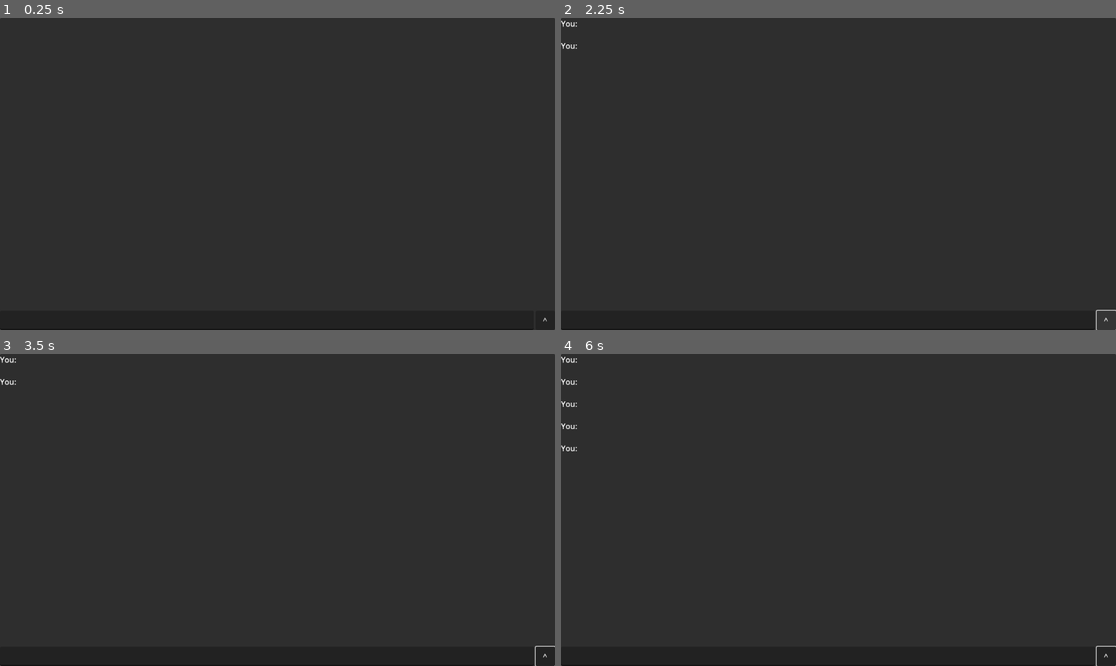
Above: before the commit, frames 1-4 (two rows, left to right).
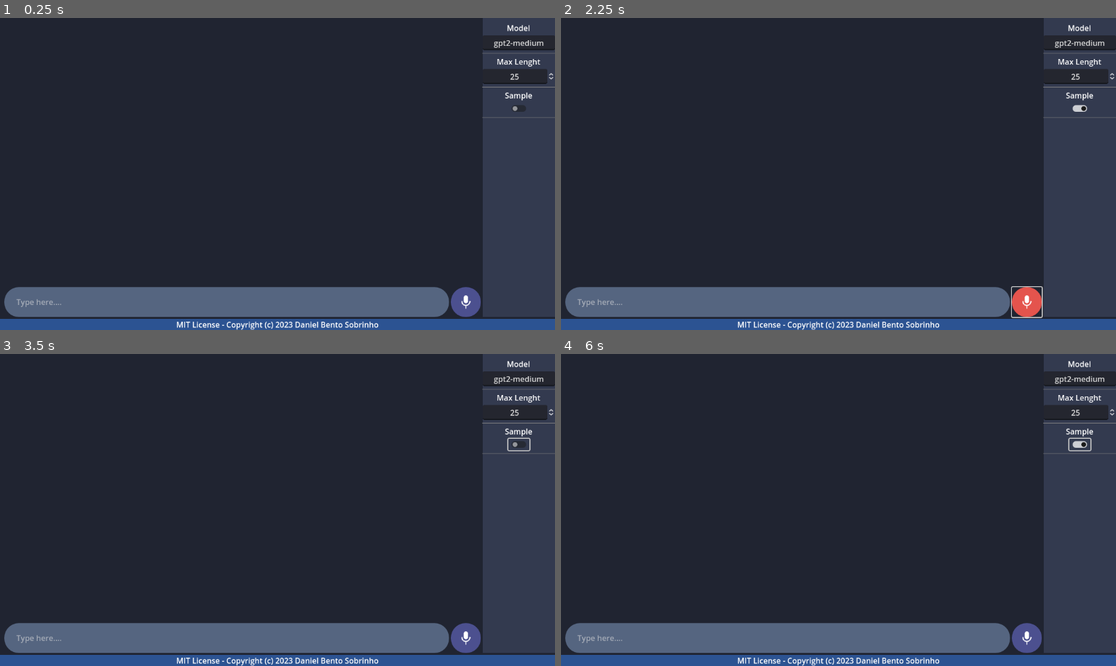
Above: after the commit, the same moments.

Repository: Daniel3dartist/Godot_Python_Websockets
Game: Godot game, scene res://Scenes/Client.tscn
The game is run twice, just before and just after one commit, with the same random seed, the same clock (stepped at 60 frames per second) and the same inputs.
Inputs (mouse positions are in pixels of both pictures, inside the frame that each line leads up to; where the layout moved, square brackets give the same spot in the first picture):
- Up to frame 1 (0.25 s): no input
- Up to frame 2 (2.25 s): click (1027, 301) [1104, 320] at 0.5 s; click (1077, 108) at 1.27 s; click (1027, 301) [1104, 320] at 2 s
- Up to frame 3 (3.5 s): click (516, 444) at 2.77 s
- Up to frame 4 (6 s): click (1027, 637) [1104, 656] at 3.5 s; click (1077, 444) at 4.27 s; tap Enter at 5 s; move the mouse to (960, 494) at 5.02 s; click (960, 494) at 5.17 s; tap Space at 5.75 s; move the mouse to (727, 525) at 5.77 s; click (727, 525) at 5.92 s

The runs differ from the first frame. In frame 1, 23% of the frame differs, in the area x 0-100%, y 0-100%; in frame 2, 23%; in frame 3, 23%; in frame 4, 23%.

Commit message:
Added user input configuration UI

Diff:
--- a/Scenes/Client.tscn
+++ b/Scenes/Client.tscn
@@ -1,7 +1,75 @@
-[gd_scene load_steps=3 format=3 uid="uid://ct2rh6q7ees63"]
+[gd_scene load_steps=15 format=3 uid="uid://ct2rh6q7ees63"]
 
 [ext_resource type="Script" path="res://scripts/client.gd" id="1_dvy2v"]
 [ext_resource type="Script" path="res://scripts/Control.gd" id="2_xekt2"]
+[ext_resource type="Texture2D" uid="uid://b7jbyxn7jkxam" path="res://assets/direction-corner-top-right-icon-White.png" id="3_h3511"]
+[ext_resource type="Texture2D" uid="uid://c0ec4xrhlg8b1" path="res://assets/mic_ico.png" id="3_t0tbr"]
+[ext_resource type="Script" path="res://scripts/Input_HBoxContainer.gd" id="3_yhds6"]
+
+[sub_resource type="StyleBoxFlat" id="StyleBoxFlat_acrqy"]
+bg_color = Color(0.12549, 0.141176, 0.192157, 1)
+
+[sub_resource type="StyleBoxFlat" id="StyleBoxFlat_2fb4q"]
+content_margin_left = 25.0
+content_margin_right = 25.0
+bg_color = Color(0.333333, 0.396078, 0.501961, 1)
+corner_radius_top_left = 30
+corner_radius_top_right = 30
+corner_radius_bottom_right = 30
+corner_radius_bottom_left = 30
+
+[sub_resource type="StyleBoxFlat" id="StyleBoxFlat_8p22p"]
+bg_color = Color(0.298039, 0.313726, 0.560784, 1)
+corner_radius_top_left = 30
+corner_radius_top_right = 30
+corner_radius_bottom_right = 30
+corner_radius_bottom_left = 30
+
+[sub_resource type="StyleBoxFlat" id="StyleBoxFlat_taqxe"]
+bg_color = Color(0.321569, 0.584314, 0.682353, 1)
+corner_radius_top_left = 30
+corner_radius_top_right = 30
+corner_radius_bottom_right = 30
+corner_radius_bottom_left = 30
+
+[sub_resource type="StyleBoxFlat" id="StyleBoxFlat_bg715"]
+bg_color = Color(0.337255, 0.345098, 0.462745, 1)
+border_width_left = 2
+border_width_top = 2
+border_width_right = 2
+border_width_bottom = 2
+border_color = Color(0.482353, 0.952941, 0.992157, 1)
+border_blend = true
+corner_radius_top_left = 30
+corner_radius_top_right = 30
+corner_radius_bottom_right = 30
+corner_radius_bottom_left = 30
+
+[sub_resource type="StyleBoxFlat" id="StyleBoxFlat_fqcrb"]
+bg_color = Color(0.894118, 0.329412, 0.301961, 1)
+corner_radius_top_left = 30
+corner_radius_top_right = 30
+corner_radius_bottom_right = 30
+corner_radius_bottom_left = 30
+
+[sub_resource type="StyleBoxFlat" id="StyleBoxFlat_5do8i"]
+bg_color = Color(0.894118, 0.329412, 0.301961, 1)
+border_width_left = 3
+border_width_top = 3
+border_width_right = 3
+border_width_bottom = 3
+border_color = Color(0.941176, 0.576471, 0.184314, 1)
+border_blend = true
+corner_radius_top_left = 30
+corner_radius_top_right = 30
+corner_radius_bottom_right = 30
+corner_radius_bottom_left = 30
+
+[sub_resource type="StyleBoxFlat" id="StyleBoxFlat_wbyb3"]
+bg_color = Color(0.2, 0.227451, 0.309804, 1)
+
+[sub_resource type="StyleBoxFlat" id="StyleBoxFlat_fc1qf"]
+bg_color = Color(0.172549, 0.32549, 0.572549, 1)
 
 [node name="Node" type="Node"]
 script = ExtResource("1_dvy2v")
@@ -22,6 +90,8 @@
 anchor_bottom = 1.0
 grow_horizontal = 2
 grow_vertical = 2
+size_flags_vertical = 3
+theme_override_styles/panel = SubResource("StyleBoxFlat_acrqy")
 
 [node name="VBoxContainer" type="VBoxContainer" parent="Control/Panel"]
 layout_mode = 1
@@ -31,29 +101,153 @@
 grow_horizontal = 2
 grow_vertical = 2
 
-[node name="RichTextLabel" type="RichTextLabel" parent="Control/Panel/VBoxContainer"]
-layout_mode = 2
+[node name="HBoxContainer" type="HBoxContainer" parent="Control/Panel/VBoxContainer"]
+layout_mode = 2
+size_flags_vertical = 3
+alignment = 1
+
+[node name="Container" type="Container" parent="Control/Panel/VBoxContainer/HBoxContainer"]
+custom_minimum_size = Vector2(5, 0)
+layout_mode = 2
+
+[node name="VBoxContainer" type="VBoxContainer" parent="Control/Panel/VBoxContainer/HBoxContainer"]
+layout_mode = 2
+size_flags_horizontal = 3
+
+[node name="RichTextLabel" type="RichTextLabel" parent="Control/Panel/VBoxContainer/HBoxContainer/VBoxContainer"]
+layout_mode = 2
+size_flags_horizontal = 3
 size_flags_vertical = 3
 bbcode_enabled = true
 scroll_following = true
 tab_size = 24
 text_direction = 1
 
-[node name="HBoxContainer" type="HBoxContainer" parent="Control/Panel/VBoxContainer"]
-layout_mode = 2
-alignment = 1
-
-[node name="LineEdit" type="LineEdit" parent="Control/Panel/VBoxContainer/HBoxContainer"]
-layout_mode = 2
-size_flags_horizontal = 3
-
-[node name="Button" type="Button" parent="Control/Panel/VBoxContainer/HBoxContainer"]
-custom_minimum_size = Vector2(40, 40)
-layout_mode = 2
-text = "^"
+[node name="Input_HBoxContainer" type="HBoxContainer" parent="Control/Panel/VBoxContainer/HBoxContainer/VBoxContainer"]
+layout_mode = 2
+alignment = 1
+script = ExtResource("3_yhds6")
+
+[node name="LineEdit" type="LineEdit" parent="Control/Panel/VBoxContainer/HBoxContainer/VBoxContainer/Input_HBoxContainer"]
+layout_mode = 2
+size_flags_horizontal = 3
+theme_override_styles/normal = SubResource("StyleBoxFlat_2fb4q")
+placeholder_text = "Type here...."
+
+[node name="Send_Button" type="Button" parent="Control/Panel/VBoxContainer/HBoxContainer/VBoxContainer/Input_HBoxContainer"]
+visible = false
+custom_minimum_size = Vector2(62, 62)
+layout_mode = 2
+theme_override_styles/normal = SubResource("StyleBoxFlat_8p22p")
+theme_override_styles/hover = SubResource("StyleBoxFlat_taqxe")
+theme_override_styles/pressed = SubResource("StyleBoxFlat_bg715")
+icon = ExtResource("3_h3511")
+icon_alignment = 1
+
+[node name="Mic_Button" type="Button" parent="Control/Panel/VBoxContainer/HBoxContainer/VBoxContainer/Input_HBoxContainer"]
+custom_minimum_size = Vector2(62, 62)
+layout_mode = 2
+theme_override_styles/normal = SubResource("StyleBoxFlat_8p22p")
+theme_override_styles/hover = SubResource("StyleBoxFlat_fqcrb")
+theme_override_styles/pressed = SubResource("StyleBoxFlat_5do8i")
+icon = ExtResource("3_t0tbr")
+icon_alignment = 1
+
+[node name="Panel" type="Panel" parent="Control/Panel/VBoxContainer/HBoxContainer"]
+custom_minimum_size = Vector2(150, 0)
+layout_mode = 2
+theme_override_styles/panel = SubResource("StyleBoxFlat_wbyb3")
+
+[node name="VBoxContainer" type="VBoxContainer" parent="Control/Panel/VBoxContainer/HBoxContainer/Panel"]
+layout_mode = 1
+anchors_preset = 15
+anchor_right = 1.0
+anchor_bottom = 1.0
+grow_horizontal = 2
+grow_vertical = 2
+
+[node name="Container" type="Container" parent="Control/Panel/VBoxContainer/HBoxContainer/Panel/VBoxContainer"]
+custom_minimum_size = Vector2(0, 5)
+layout_mode = 2
+
+[node name="VBoxContainer" type="VBoxContainer" parent="Control/Panel/VBoxContainer/HBoxContainer/Panel/VBoxContainer"]
+layout_mode = 2
+
+[node name="Label" type="Label" parent="Control/Panel/VBoxContainer/HBoxContainer/Panel/VBoxContainer/VBoxContainer"]
+layout_mode = 2
+text = "Model"
+horizontal_alignment = 1
+vertical_alignment = 1
+
+[node name="LineEdit" type="LineEdit" parent="Control/Panel/VBoxContainer/HBoxContainer/Panel/VBoxContainer/VBoxContainer"]
+layout_mode = 2
+text = "gpt2-medium"
+alignment = 1
+
+[node name="HSeparator" type="HSeparator" parent="Control/Panel/VBoxContainer/HBoxContainer/Panel/VBoxContainer"]
+layout_mode = 2
+
+[node name="VBoxContainer2" type="VBoxContainer" parent="Control/Panel/VBoxContainer/HBoxContainer/Panel/VBoxContainer"]
+layout_mode = 2
+
+[node name="Label" type="Label" parent="Control/Panel/VBoxContainer/HBoxContainer/Panel/VBoxContainer/VBoxContainer2"]
+layout_mode = 2
+text = "Max Lenght"
+horizontal_alignment = 1
+vertical_alignment = 1
+
+[node name="SpinBox" type="SpinBox" parent="Control/Panel/VBoxContainer/HBoxContainer/Panel/VBoxContainer/VBoxContainer2"]
+layout_mode = 2
+min_value = 10.0
+max_value = 50000.0
+value = 25.0
+alignment = 1
+
+[node name="HSeparator2" type="HSeparator" parent="Control/Panel/VBoxContainer/HBoxContainer/Panel/VBoxContainer"]
+layout_mode = 2
+
+[node name="VBoxContainer3" type="VBoxContainer" parent="Control/Panel/VBoxContainer/HBoxContainer/Panel/VBoxContainer"]
+layout_mode = 2
+alignment = 1
+
+[node name="Label" type="Label" parent="Control/Panel/VBoxContainer/HBoxContainer/Panel/VBoxContainer/VBoxContainer3"]
+layout_mode = 2
+text = "Sample"
+horizontal_alignment = 1
+
+[node name="HBoxContainer" type="HBoxContainer" parent="Control/Panel/VBoxContainer/HBoxContainer/Panel/VBoxContainer/VBoxContainer3"]
+layout_mode = 2
+
+[node name="Container" type="Container" parent="Control/Panel/VBoxContainer/HBoxContainer/Panel/VBoxContainer/VBoxContainer3/HBoxContainer"]
+layout_mode = 2
+size_flags_horizontal = 3
+
+[node name="CheckButton" type="CheckButton" parent="Control/Panel/VBoxContainer/HBoxContainer/Panel/VBoxContainer/VBoxContainer3/HBoxContainer"]
+layout_mode = 2
+alignment = 1
+icon_alignment = 1
+
+[node name="Container2" type="Container" parent="Control/Panel/VBoxContainer/HBoxContainer/Panel/VBoxContainer/VBoxContainer3/HBoxContainer"]
+layout_mode = 2
+size_flags_horizontal = 3
+
+[node name="HSeparator3" type="HSeparator" parent="Control/Panel/VBoxContainer/HBoxContainer/Panel/VBoxContainer"]
+layout_mode = 2
+
+[node name="CC" type="Label" parent="Control/Panel/VBoxContainer"]
+layout_mode = 2
+theme_override_styles/normal = SubResource("StyleBoxFlat_fc1qf")
+text = "MIT License - Copyright (c) 2023 Daniel Bento Sobrinho"
+horizontal_alignment = 1
+vertical_alignment = 1
 
 [connection signal="receive_str" from="." to="Control" method="_on_node_receive_str"]
-[connection signal="text_submitted" from="Control/Panel/VBoxContainer/HBoxContainer/LineEdit" to="." method="_on_line_edit_text_submitted"]
-[connection signal="text_submitted" from="Control/Panel/VBoxContainer/HBoxContainer/LineEdit" to="Control" method="_on_line_edit_text_submitted"]
-[connection signal="button_up" from="Control/Panel/VBoxContainer/HBoxContainer/Button" to="." method="_on_button_button_up"]
-[connection signal="button_up" from="Control/Panel/VBoxContainer/HBoxContainer/Button" to="Control" method="_on_button_button_up"]
+[connection signal="gui_input" from="Control/Panel/VBoxContainer/HBoxContainer/VBoxContainer/RichTextLabel" to="Control/Panel/VBoxContainer/HBoxContainer/VBoxContainer/Input_HBoxContainer" method="_on_rich_text_label_gui_input"]
+[connection signal="focus_entered" from="Control/Panel/VBoxContainer/HBoxContainer/VBoxContainer/Input_HBoxContainer/LineEdit" to="Control/Panel/VBoxContainer/HBoxContainer/VBoxContainer/Input_HBoxContainer" method="_on_line_edit_focus_entered"]
+[connection signal="focus_exited" from="Control/Panel/VBoxContainer/HBoxContainer/VBoxContainer/Input_HBoxContainer/LineEdit" to="Control/Panel/VBoxContainer/HBoxContainer/VBoxContainer/Input_HBoxContainer" method="_on_line_edit_focus_exited"]
+[connection signal="text_submitted" from="Control/Panel/VBoxContainer/HBoxContainer/VBoxContainer/Input_HBoxContainer/LineEdit" to="." method="_on_line_edit_text_submitted"]
+[connection signal="text_submitted" from="Control/Panel/VBoxContainer/HBoxContainer/VBoxContainer/Input_HBoxContainer/LineEdit" to="Control" method="_on_line_edit_text_submitted"]
+[connection signal="button_up" from="Control/Panel/VBoxContainer/HBoxContainer/VBoxContainer/Input_HBoxContainer/Send_Button" to="." method="_on_button_button_up"]
+[connection signal="button_up" from="Control/Panel/VBoxContainer/HBoxContainer/VBoxContainer/Input_HBoxContainer/Send_Button" to="Control" method="_on_button_button_up"]
+[connection signal="button_up" from="Control/Panel/VBoxContainer/HBoxContainer/VBoxContainer/Input_HBoxContainer/Mic_Button" to="." method="_on_button_button_up"]
+[connection signal="button_up" from="Control/Panel/VBoxContainer/HBoxContainer/VBoxContainer/Input_HBoxContainer/Mic_Button" to="Control" method="_on_button_button_up"]
--- a/scripts/Control.gd
+++ b/scripts/Control.gd
@@ -1,29 +1,27 @@
 extends Control
 
-@onready var RTLabel = $Panel/VBoxContainer/RichTextLabel
-@onready var Line = $Panel/VBoxContainer/HBoxContainer/LineEdit
+@onready var RTLabel = $Panel/VBoxContainer/HBoxContainer/VBoxContainer/RichTextLabel
+@onready var Line = $Panel/VBoxContainer/HBoxContainer/VBoxContainer/Input_HBoxContainer/LineEdit
 
-# Called when the node enters the scene tree for the first time.
-func _ready():
-	pass # Replace with function body.
-
-
-# Called every frame. 'delta' is the elapsed time since the previous frame.
-func _process(delta):
-	pass
-
+var _user = '[color=green]You:[/color] '
+var _bot = '[color=aqua]Godette:[/color] '
 
 func _on_button_button_up():
-	submit_txt('You: \n' + Line.text + '\n')
+	submit_txt(_user + Line.text + '\n')
 
 
 func _on_line_edit_text_submitted(new_text):
-	submit_txt('You: ' + new_text + '\n')
+	submit_txt(_user + new_text + '\n')
 
 
 func submit_txt(txt):
-	RTLabel.append_text(txt)
+#	RTLabel.append_text(_bot +' test' + '\n')
+	if Line.text == '' or Line.text == ' ' or Line.text == null:
+		pass
+	else:
+		RTLabel.append_text(txt)
+	Line.clear()
 
 
 func _on_node_receive_str(txt):
-	submit_txt('Godet: '+ String(txt) + '\n')
+	submit_txt(_bot+ String(txt) + '\n')
--- /dev/null
+++ b/scripts/Input_HBoxContainer.gd
@@ -0,0 +1,19 @@
+extends HBoxContainer
+
+@onready var line = self.get_node("LineEdit")
+
+
+func _on_line_edit_focus_entered():
+	self.get_node('Send_Button').visible = true
+	self.get_node('Mic_Button').visible = false
+
+
+func _on_line_edit_focus_exited():
+	if line.text == null or line.text == '':
+		self.get_node('Send_Button').visible = false
+		self.get_node('Mic_Button').visible = true
+
+
+func _on_rich_text_label_gui_input(event):
+	if event.is_pressed() == true:
+		line.release_focus()
--- a/scripts/client.gd
+++ b/scripts/client.gd
@@ -41,17 +41,30 @@
 	var payload = _client.get_packet()
 	var txt = pac.get_string_from_ascii()
 	print('Got message: %s' % txt)
-	$Control/Panel/VBoxContainer/RichTextLabel.append_text(txt+'\n')
+	$Control/Panel/VBoxContainer/HBoxContainer/VBoxContainer/RichTextLabel.append_text('Godette: '+txt+'\n')
 #	emit_signal(txt)
 #	send_msg('msg')
 
 
 func send_msg(msg):
-	_client.put_packet(msg.to_ascii_buffer())
+	var model : String = $Control/Panel/VBoxContainer/HBoxContainer/Panel/VBoxContainer/VBoxContainer/LineEdit.text
+	var str_lenght : int = $Control/Panel/VBoxContainer/HBoxContainer/Panel/VBoxContainer/VBoxContainer2/SpinBox.value
+	var sample : bool = $Control/Panel/VBoxContainer/HBoxContainer/Panel/VBoxContainer/VBoxContainer3/HBoxContainer/CheckButton.button_pressed
+
+	if model == "" or model == " " or model == null:
+		model = 'gpt2-medium'
+
+	var j = {
+		'input': msg,
+		'model': model,
+		'leng': str_lenght,
+		'sample': sample,
+	}
+	_client.put_packet(JSON.stringify(j).to_ascii_buffer())
 
 
 func _on_button_button_up():
-	var line = $Control/Panel/VBoxContainer/HBoxContainer/LineEdit.text
+	var line : String = $Control/Panel/VBoxContainer/HBoxContainer/VBoxContainer/Input_HBoxContainer/LineEdit.text
 	send_msg(line)
 
 
Binary file added: assets/direction-corner-top-right-icon-White.png
Not shown, added: assets/direction-corner-top-right-icon-White.png.import
Binary file added: assets/mic_ico.png
Not shown, added: assets/mic_ico.png.import
Not shown, changed: python_files/requirements.txt
Not shown, added: assets/mic_ico.png~
Not shown, changed: python_files/server/generator.py
Not shown, changed: python_files/server/server.py
